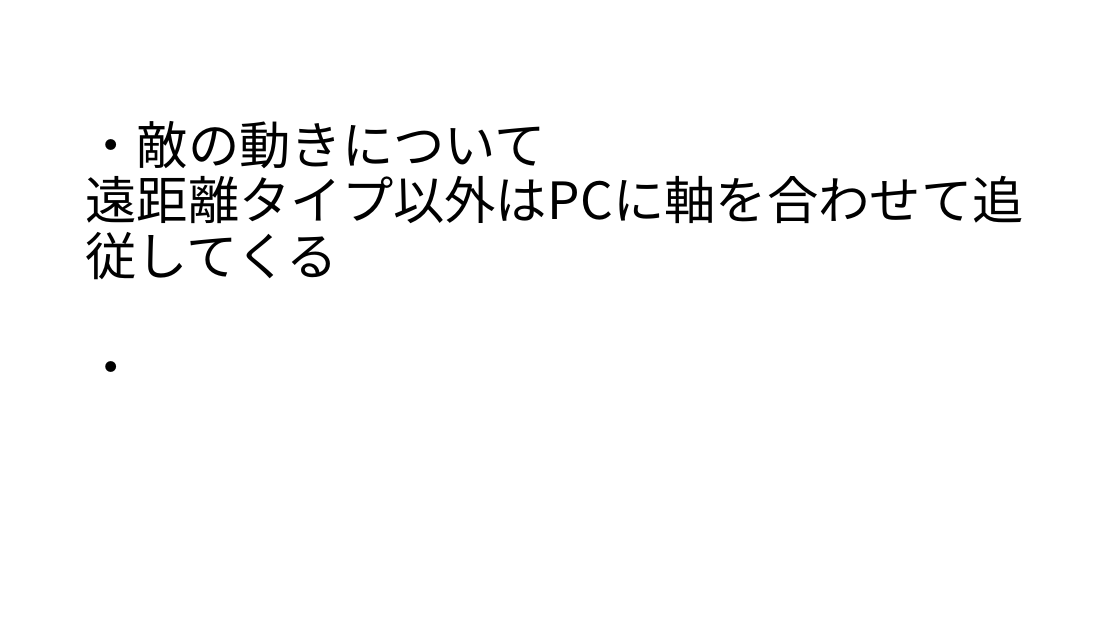
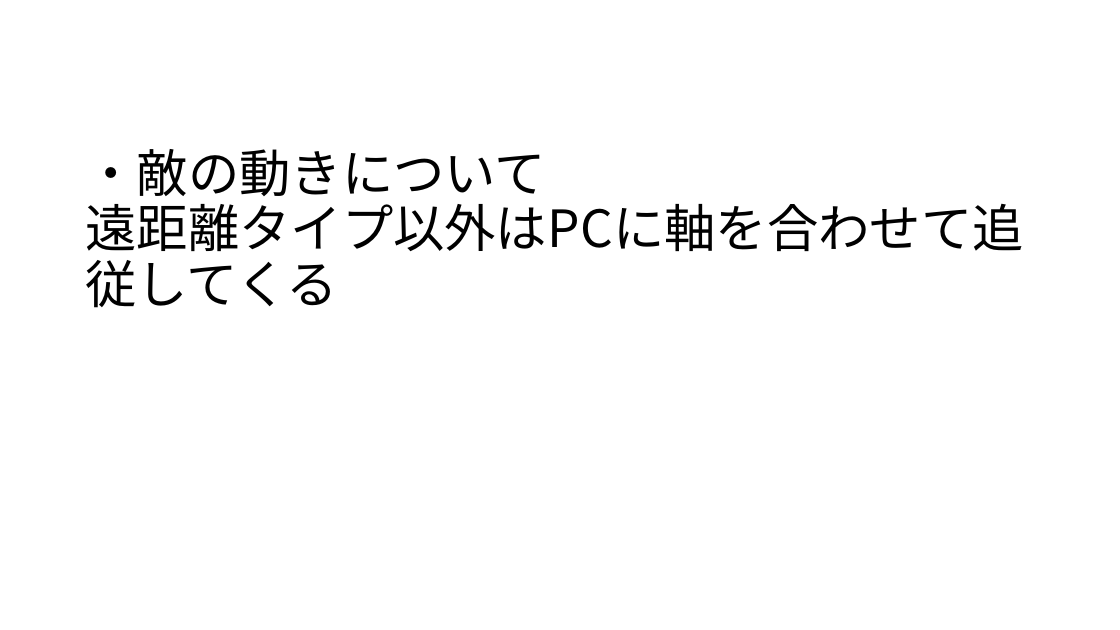
Before and after one commit to GCLUC2019/GameProject, a slide deck: slide 6 of Fukuyama/福山チーム/企画書＆スケジュール/ゲームキャンプ企画書.pptx. Drawn at 1120x630 pixels with LibreOffice and Linux fonts; fonts in the diff are those of the drawing. Boxes give left, top, right and bottom in pixels: in the first picture for what was removed or moved away, otherwise in the second. Text is boxed around its words. In the diff, an @@ line names an element or a change of style, - is before the commit and + after.

```diff
--- a/Fukuyama/福山チーム/企画書＆スケジュール/ゲームキャンプ企画書.pptx
+++ b/Fukuyama/福山チーム/企画書＆スケジュール/ゲームキャンプ企画書.pptx
@@ title at bbox=[85, 149, 1023, 251]: text changed @@
-・敵の動きについて
-遠距離タイプ以外はPCに軸を合わせて追従してくる
-・
+・敵の動きについて
+遠距離タイプ以外はPCに軸を合わせて追従してくる
```
Also in this commit, not shown: 6 other slides changed, 4 other files.
